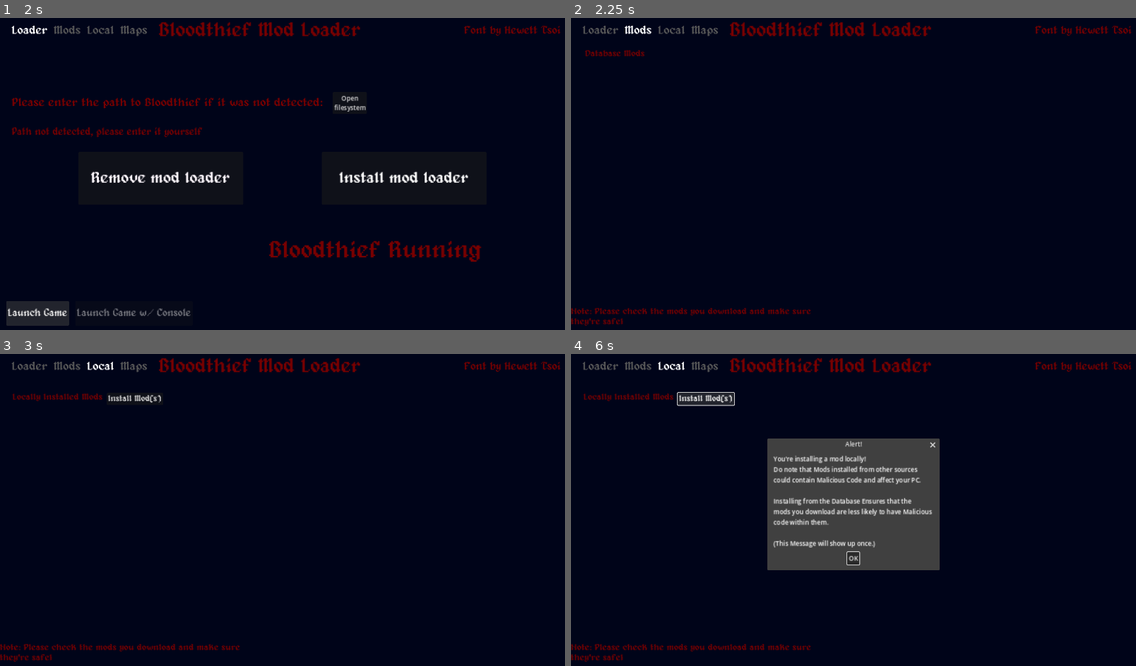
Above: before the commit, frames 1-4 (two rows, left to right).
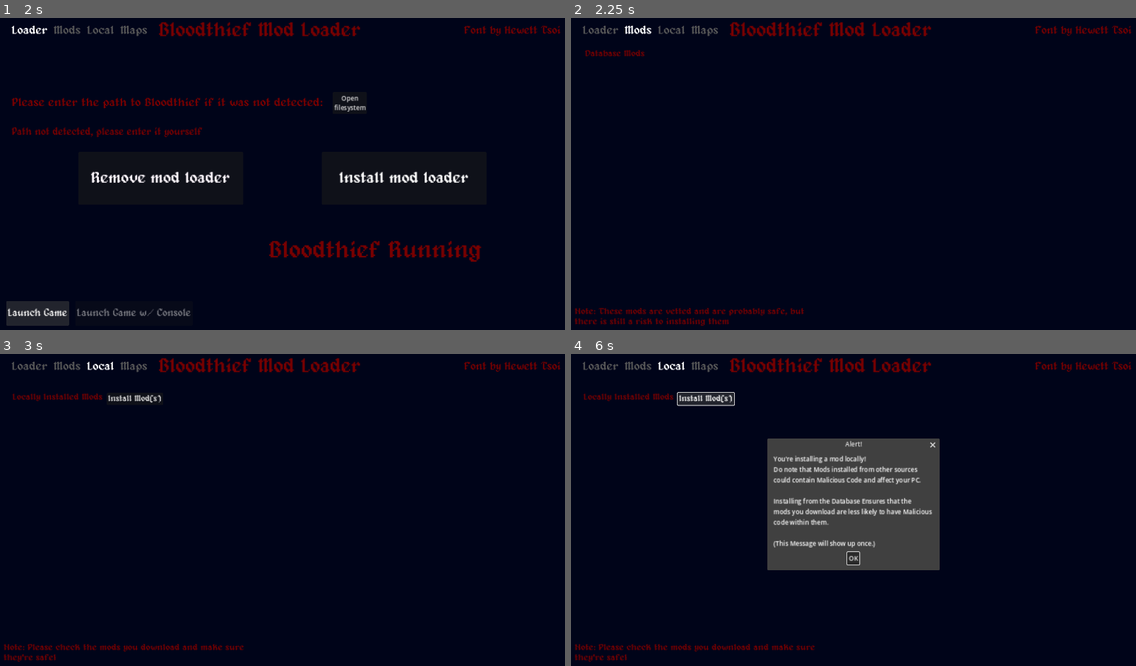
Above: after the commit, the same moments.

Repository: olvior/bloodthief-mod-loader
Game: Godot game, scene res://main_tab/main.tscn
The game is run twice, just before and just after one commit, with the same random seed, the same clock (stepped at 60 frames per second) and the same inputs.
Inputs:
- Up to frame 1 (2 s): click "Launch Game" at 0.5 s; click "Launch Game" at 1.25 s
- Up to frame 2 (2.25 s): click "Mods" at 2 s
- Up to frame 3 (3 s): click "Local" at 2.75 s
- Up to frame 4 (6 s): click "Maps" at 3.5 s; click "Mods" at 4.25 s; click "Local" at 5 s; click "Install Mod(s)" at 5.75 s

Frame 1 is identical in both runs. In frame 2, 0.8% of the frame differs, in the area x 0-43%, y 93-99%; in frame 3, 0.6%; in frame 4, 0.6%.
Error in both runs: Invalid operands 'Nil' and 'String' in operator '+'. (res://mods/mods_scene_database.gd:15)

Commit message:
Made the UI a bit nicer

Diff:
--- a/bt_mod_loader_installer/mods/mods_scene_database.tscn
+++ b/bt_mod_loader_installer/mods/mods_scene_database.tscn
@@ -37,12 +37,13 @@
 
 [node name="Label" type="Label" parent="."]
 layout_mode = 0
+offset_left = 10.0
 offset_top = 752.0
-offset_right = 653.0
+offset_right = 663.0
 offset_bottom = 809.0
 theme = ExtResource("2_logvx")
 theme_override_font_sizes/font_size = 23
-text = "Note: Please check the mods you download and make sure they're safe!"
+text = "Note: These mods are vetted and are probably safe, but there is still a risk to installing them"
 autowrap_mode = 3
 
 [node name="Label3" type="Label" parent="."]
--- a/bt_mod_loader_installer/mods/mods_scene_local.tscn
+++ b/bt_mod_loader_installer/mods/mods_scene_local.tscn
@@ -38,8 +38,9 @@
 
 [node name="Label" type="Label" parent="."]
 layout_mode = 0
+offset_left = 10.0
 offset_top = 752.0
-offset_right = 653.0
+offset_right = 663.0
 offset_bottom = 809.0
 theme = ExtResource("2_cyadk")
 theme_override_font_sizes/font_size = 23
